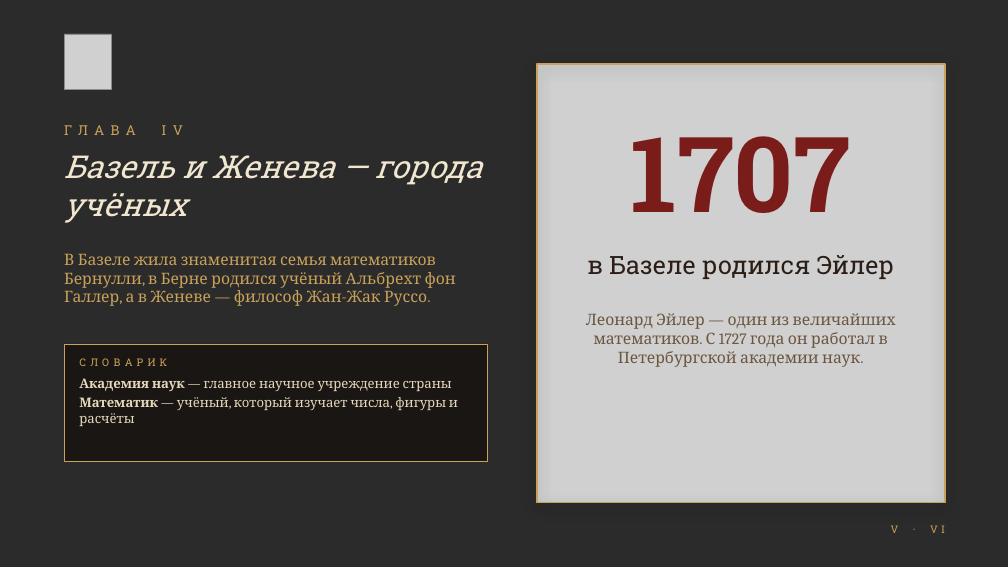
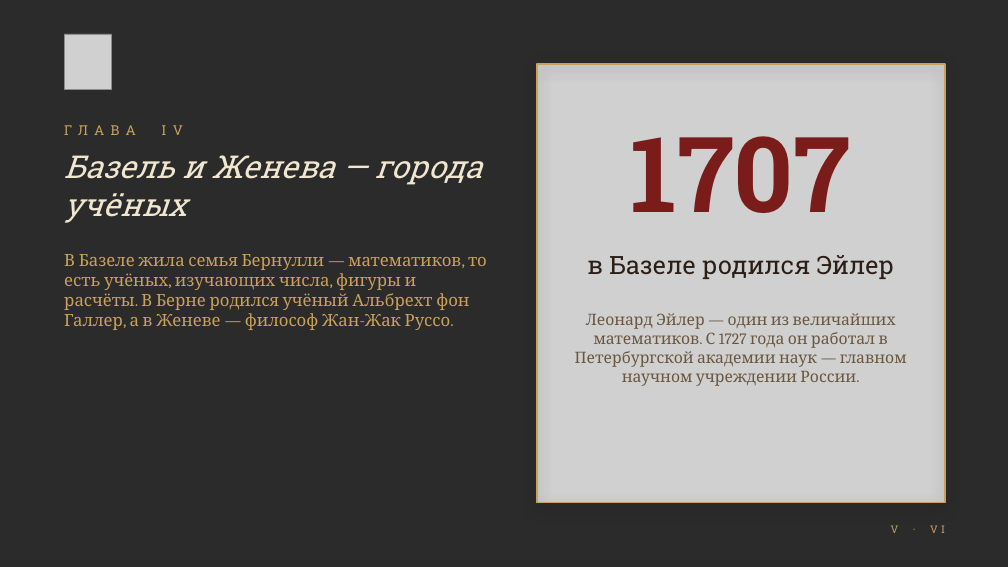
Before and after one commit to kir11evglen12-design/aromio, a slide deck: slide 5 of presentation/Helvetia.pptx. Drawn at 1008x567 pixels with LibreOffice and Linux fonts; fonts in the diff are those of the drawing; grey boxes stand for pictures; background and template pictures are left out; a plain dark background stands for a picture behind light text. Boxes give left, top, right and bottom in pixels: in the first picture for what was removed or moved away, otherwise in the second. Text is boxed around its words. In the diff, an @@ line names an element or a change of style, - is before the commit and + after.

```diff
--- a/presentation/Helvetia.pptx
+++ b/presentation/Helvetia.pptx
@@ text at (64,254,487,330): text changed; size 15 to 16 pt @@
-В Базеле жила знаменитая семья математиков Бернулли, в Берне родился учёный Альбрехт фон Галлер, а в Женеве — философ Жан-Жак Руссо.
+В Базеле жила семья Бернулли — математиков, то есть учёных, изучающих числа, фигуры и расчёты. В Берне родился учёный Альбрехт фон Галлер, а в Женеве — философ Жан-Жак Руссо.
@@ text at (575,313,907,386): text changed @@
-Леонард Эйлер — один из величайших математиков. С 1727 года он работал в Петербургской академии наук.
+Леонард Эйлер — один из величайших математиков. С 1727 года он работал в Петербургской академии наук — главном научном учреждении России.
@@ rectangle removed at (64,344,488,461) @@
@@ text removed at (79,358,167,366) @@
-СЛОВАРИК
@@ text removed at (79,378,458,426) @@
-Академия наук — главное научное учреждение страны
-Математик — учёный, который изучает числа, фигуры и расчёты
```
Also in this commit, not shown: 3 other slides changed, 2 other files.
